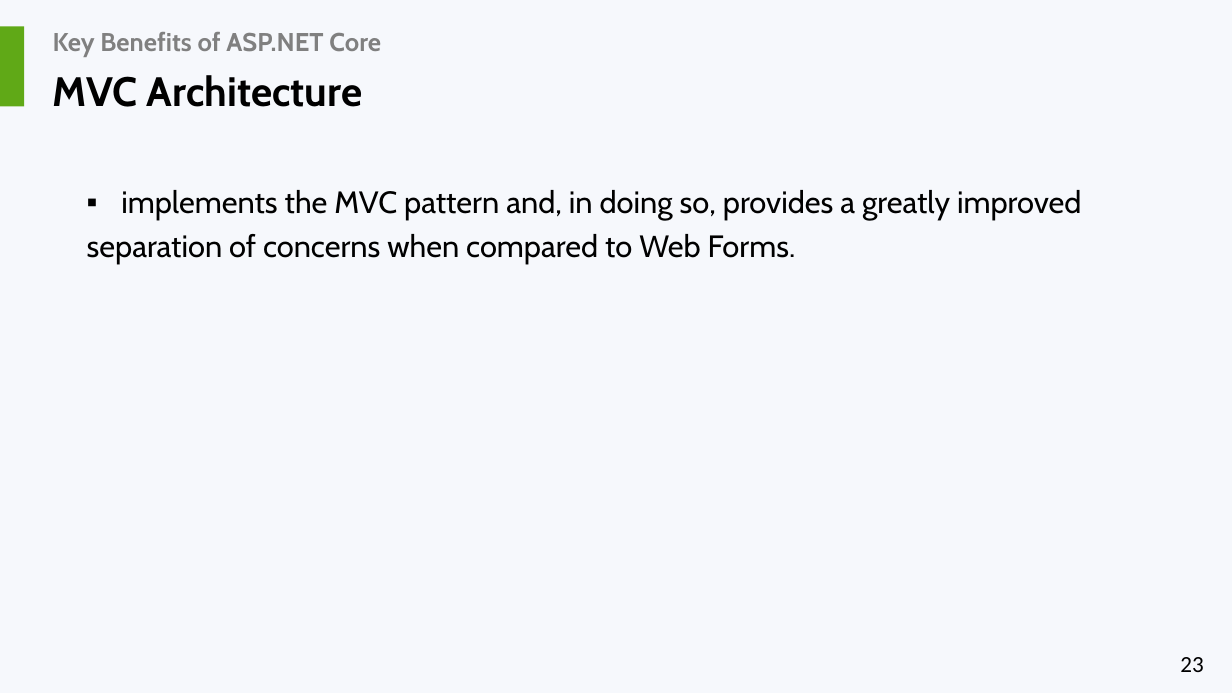
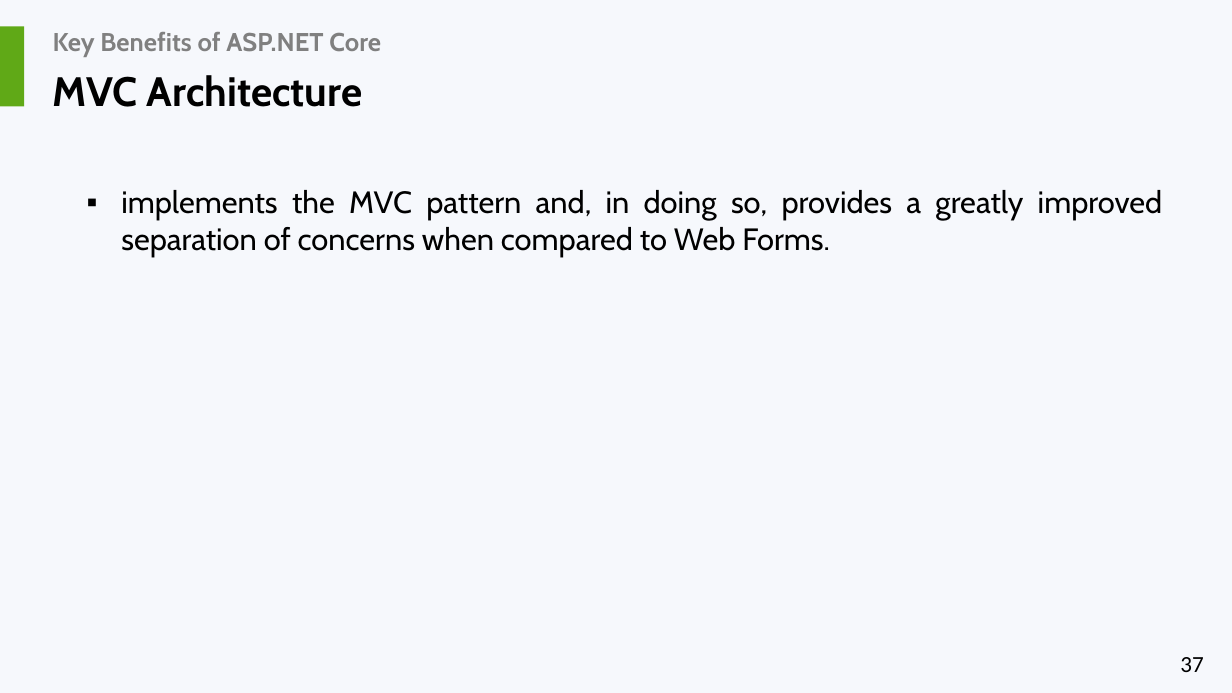
Before and after one commit to liviucotfas/ase-web-and-cloud-applications-security, a slide deck: slide 37 of Presentation ASPNET MVC Core - Part I.pptx (slide 23 before the commit). Drawn at 1232x693 pixels with LibreOffice and Linux fonts; fonts in the diff are those of the drawing. Boxes give left, top, right and bottom in pixels: in the first picture for what was removed or moved away, otherwise in the second. Text is boxed around its words. In the diff, an @@ line names an element or a change of style, - is before the commit and + after.

```diff
--- a/Presentation ASPNET MVC Core - Part I.pptx
+++ b/Presentation ASPNET MVC Core - Part I.pptx
@@ text at (121,190,1163,257): text changed @@
-▪ implements the MVC pattern and, in doing so, provides a greatly improved
-separation of concerns when compared to Web Forms.
+▪ implements the MVC pattern and, in doing so, provides a greatly improved separation of concerns when compared to Web Forms.
@@ page number at (1180,657,1203,672): text changed @@
-23
+37
```
Also in this commit, not shown: 17 other slides changed, 2 slides removed, 4 other files.
